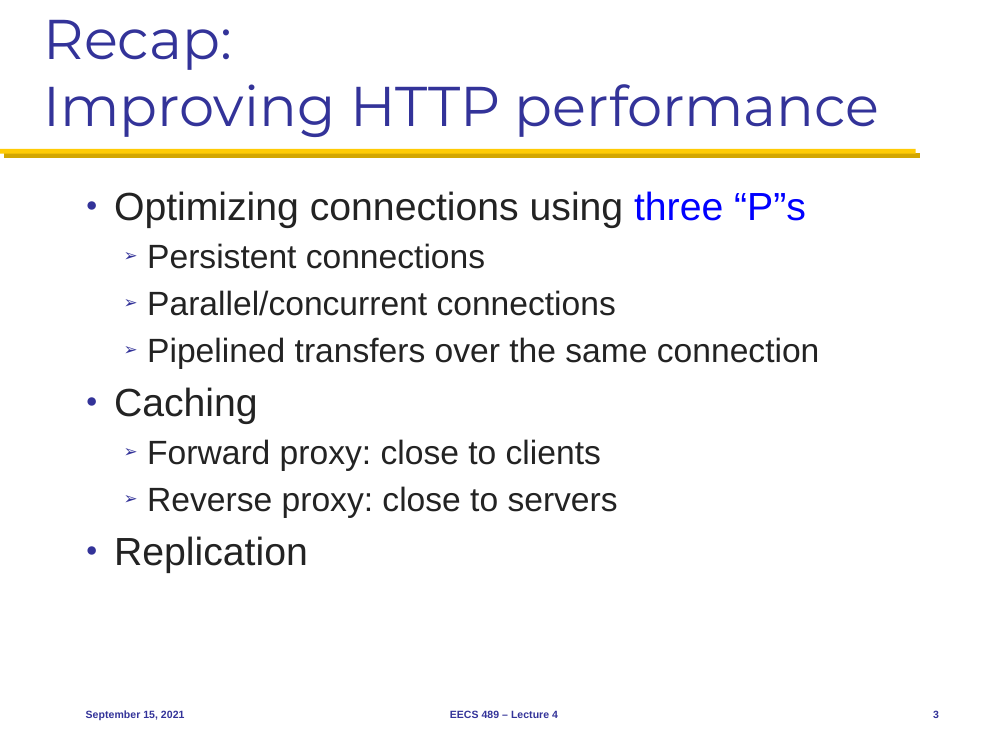
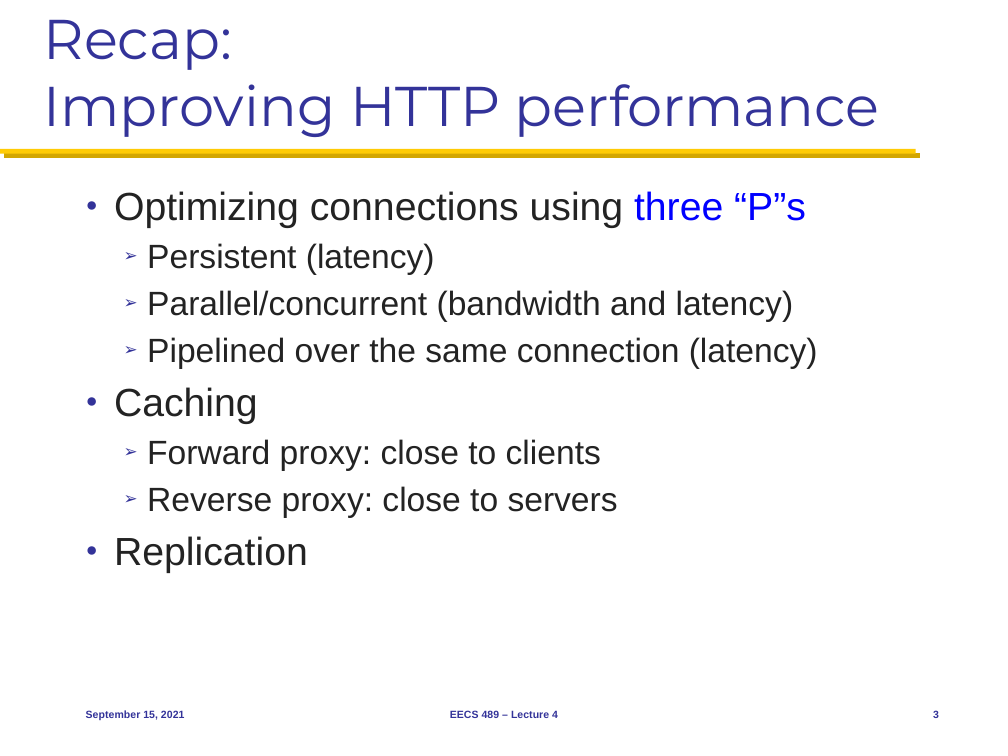
Before and after one commit to mosharaf/eecs489, a slide deck: slide 3 of Slides/091521.pptx. Drawn at 1008x756 pixels with LibreOffice and Linux fonts; fonts in the diff are those of the drawing. Boxes give left, top, right and bottom in pixels: in the first picture for what was removed or moved away, otherwise in the second. Text is boxed around its words. In the diff, an @@ line names an element or a change of style, - is before the commit and + after.

```diff
--- a/Slides/091521.pptx
+++ b/Slides/091521.pptx
@@ text at (147, 243, 818, 369): text changed @@
-  ➢ Persistent connections
-  ➢ Parallel/concurrent connections
-  ➢ Pipelined transfers over the same connection
+  ➢ Persistent (latency)
+  ➢ Parallel/concurrent (bandwidth and latency)
+  ➢ Pipelined over the same connection (latency)
```
Also in this commit, not shown: 3 other slides changed.
